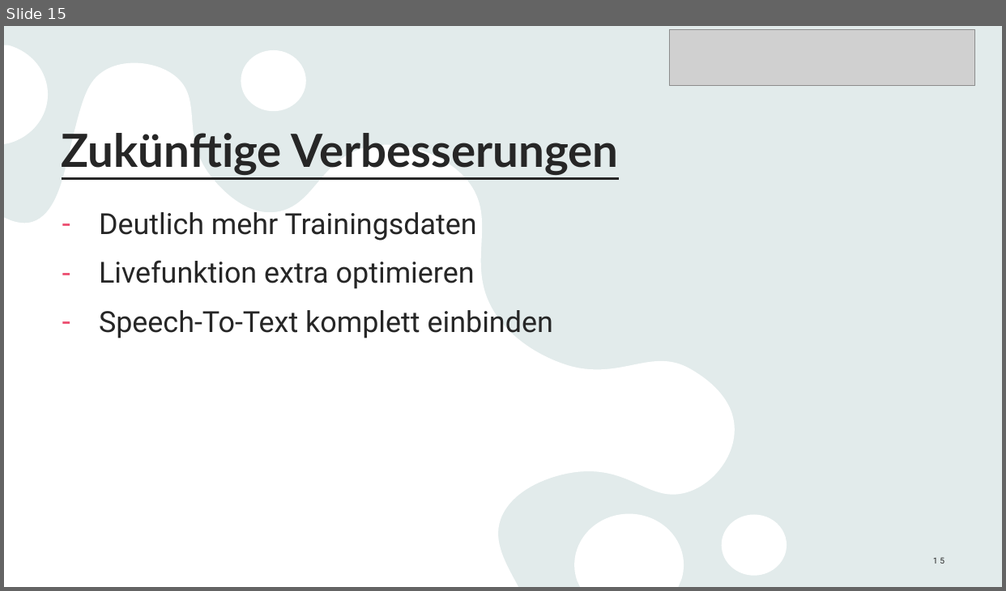
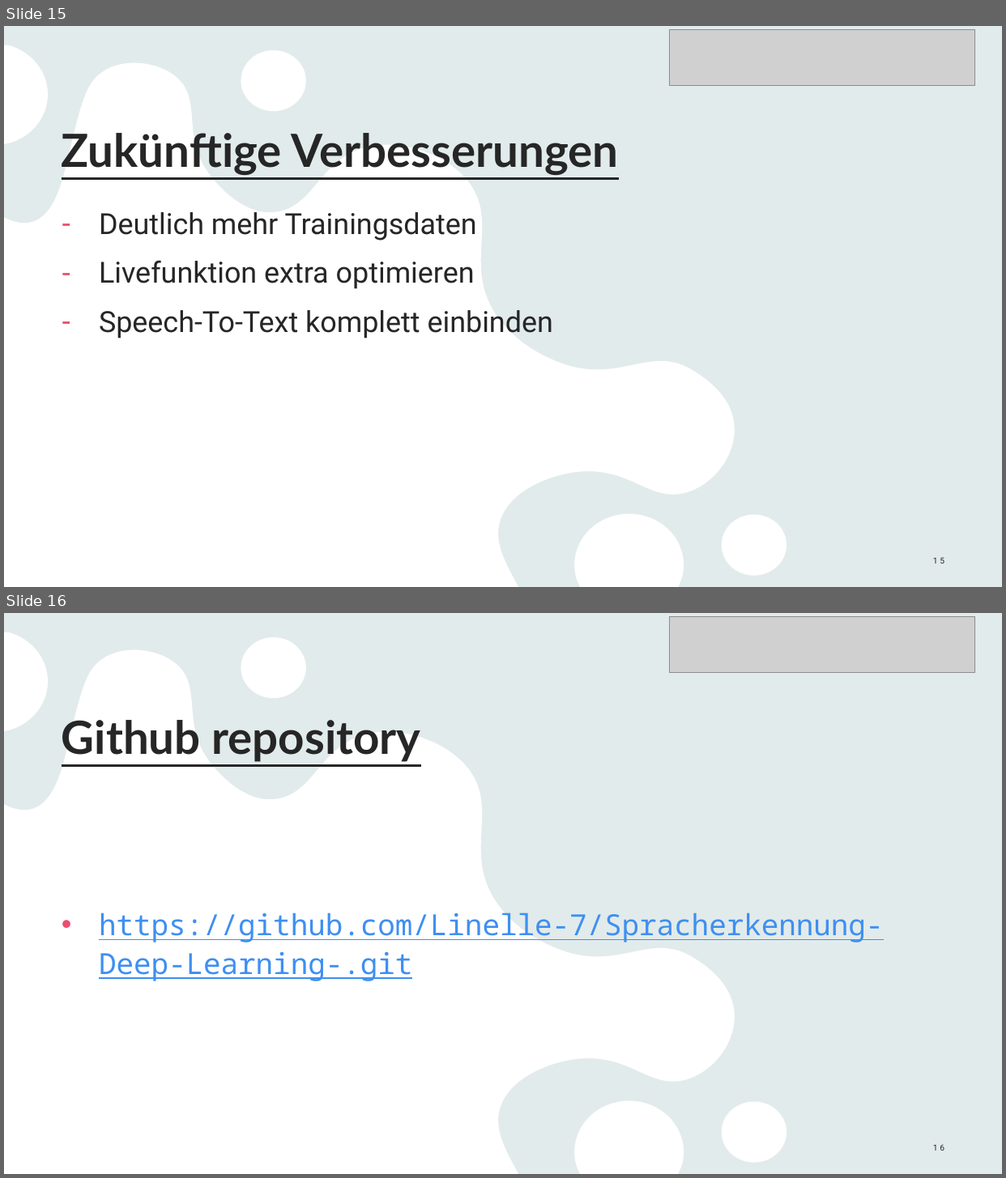
Before and after one commit to Linelle-7/Sprecherkennung-Deep-Learning-, a slide deck: 2025-02-12_Voice_Recognition_FinalPresentation.pptx. Shown one above the other, each under a label of ours: slide 15 before the commit, slides 15 and 16 after it. The pictures are 1006x591 and 1006x1178 pixels, drawn with LibreOffice and Linux fonts; fonts in the diff are those of the drawing; grey boxes stand for pictures. Boxes give left, top, right and bottom in pixels: in the first picture for what was removed or moved away, otherwise in the second. Text is boxed around its words. In the diff, an @@ line names an element or a change of style, - is before the commit and + after.

```diff
--- a/2025-02-12_Voice_Recognition_FinalPresentation.pptx
+++ b/2025-02-12_Voice_Recognition_FinalPresentation.pptx
@@ slide 16 added at (x1=4, y1=613, x2=1002, y2=1174), background #E9F3F3; not listed: 2 template elements that a slide beside it also shows @@
@@ picture added at (x1=670, y1=617, x2=976, y2=672) @@
@@ title added at (x1=62, y1=720, x2=420, y2=762), 44 pt, text #262626, bold, underline @@
+Github repository
@@ text added at (x1=99, y1=913, x2=884, y2=982), 28 pt, text #3E8FF1, underline @@
+• https://github.com/Linelle-7/Spracherkennung-Deep-Learning-.git
@@ page number added at (x1=933, y1=1145, x2=944, y2=1151), 8 pt, text #262626 @@
+16
```
Also in this commit, not shown: 3 slides changed.
